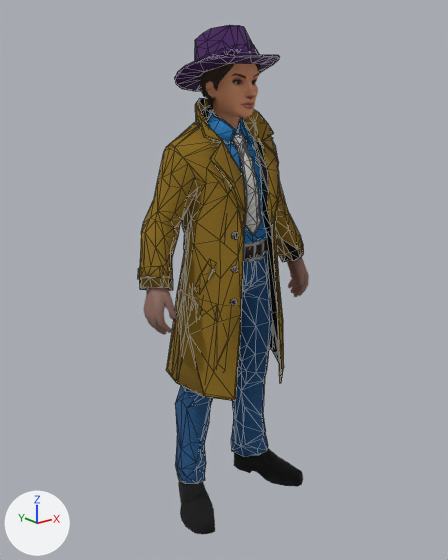
The Blender file ASSETS/MODELS/fit/SEQ_run_stop_L_FEMALE.blend as it was, and as the next commit left it.
Before and after are seen from a 50 mm camera at (-0.781, -0.943, 0.889) aimed at (-0.028, -0.002, 0.513). Lighting does not change. The marker at lower left points along +X, +Y and +Z. The first picture is the older version. Both versions are drawn at full value of the shape key 'StopLFix_f05' of 'Outfit_Coat'; the numbers are the values there. Mesh edges are drawn as thin lines on the coarser meshes.

The first picture shows 'Body_Hair_Hat', 'Body_Hands', 'Body_Head', 'Outfit_Coat', 'Outfit_Hat', 'Outfit_Shirt_Coated', 'Outfit_Shoes', 'Outfit_Tie', 'Outfit_Trousers_Coated' and 2 more.
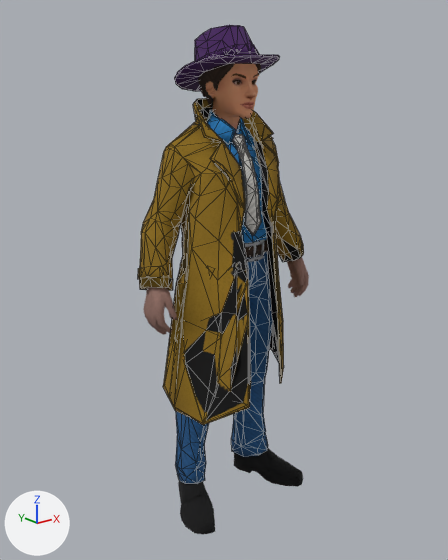
The change, as a list of edits to the scene's bpy script:
```text
Change me_outfit_coat:
    used by ob_outfit_coat; location = (0.0, 0.0, 0.0)
    remove me_outfit_coat.from_pydata(...)  # 1361 vertices, 1014 faces; spans x -0.209..0.209, y -0.084..0.126, z 0.284..0.867
    add me_outfit_coat.from_pydata(...)  # 1361 vertices, 1014 faces; spans x -0.209..0.209, y -0.187..0.119, z 0.277..0.867
    me_outfit_coat part 1: the loose piece of 6 vertices spanning x -0.065..-0.056, y -0.076..-0.066, z 0.484..0.498 is scaled about its middle by (1.06, 0.496, 0.999), then moved by (-0.039, -0.061, 0.093)
    me_outfit_coat part 2: 301 of 1361 vertices moved; they spanned x -0.136..0.024, y -0.084..0.126, z 0.284..0.738 and now span x -0.189..0.004, y -0.187..0.111, z 0.277..0.754; mean shift (-0.03, -0.035, 0.008); largest move (-0.078, -0.067, 0.351) -> (-0.128, -0.164, 0.419)
    me_outfit_coat part 3: 13 of the vertices in x 0.061..0.079, y -0.006..0.047, z 0.817..0.821 are moved by (0.0, 0.007, 0.0)
    other edits to the shape of me_outfit_coat do not show in these pictures
```

Pixel boxes (x1, y1, x2, y2) of what changed, in the pictures (448 x 560 px; the box of a moved part takes in the faces that stretch with it):
'Outfit_Coat', reshaped (8% taller)
    before: (138, 98, 304, 401)
    after: (138, 98, 304, 425)
part 1 of me_outfit_coat, moved or reshaped
    before: (231, 299, 237, 306)
    after: (236, 262, 242, 270)
part 2 of me_outfit_coat, moved or reshaped
    before: (166, 140, 247, 401)
    after: (163, 140, 251, 425)
part 3 of me_outfit_coat, moved or reshaped
    before: (255, 113, 273, 142)
    after: (252, 113, 273, 142)
